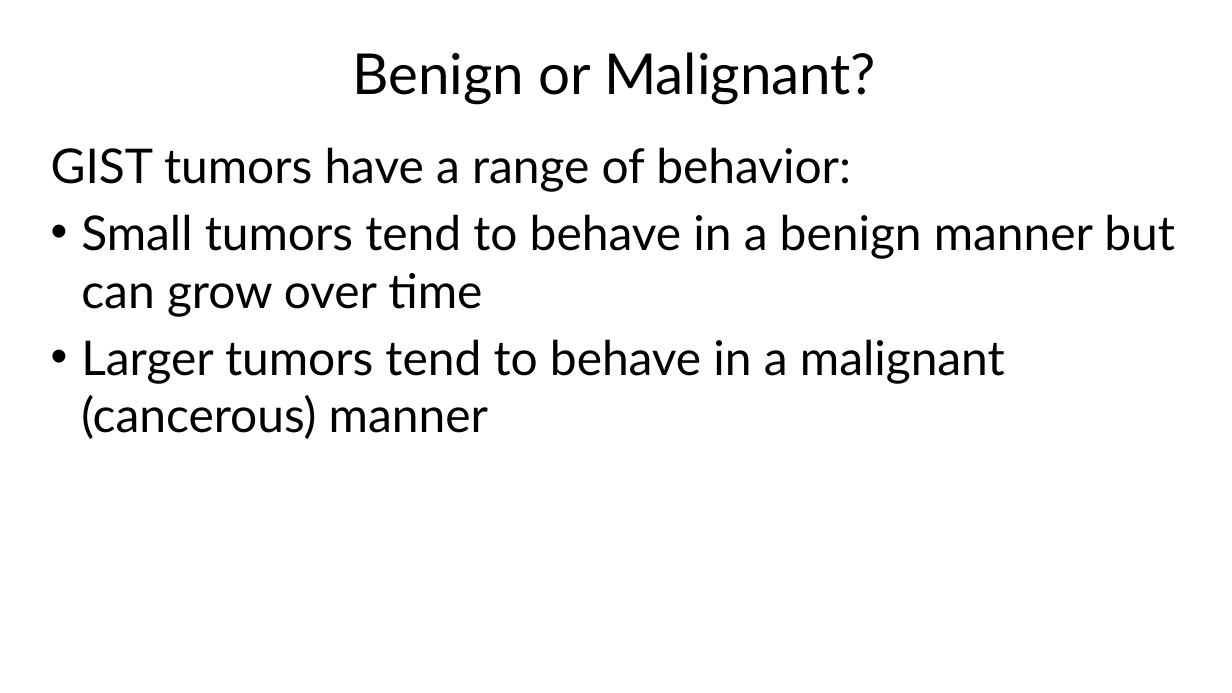
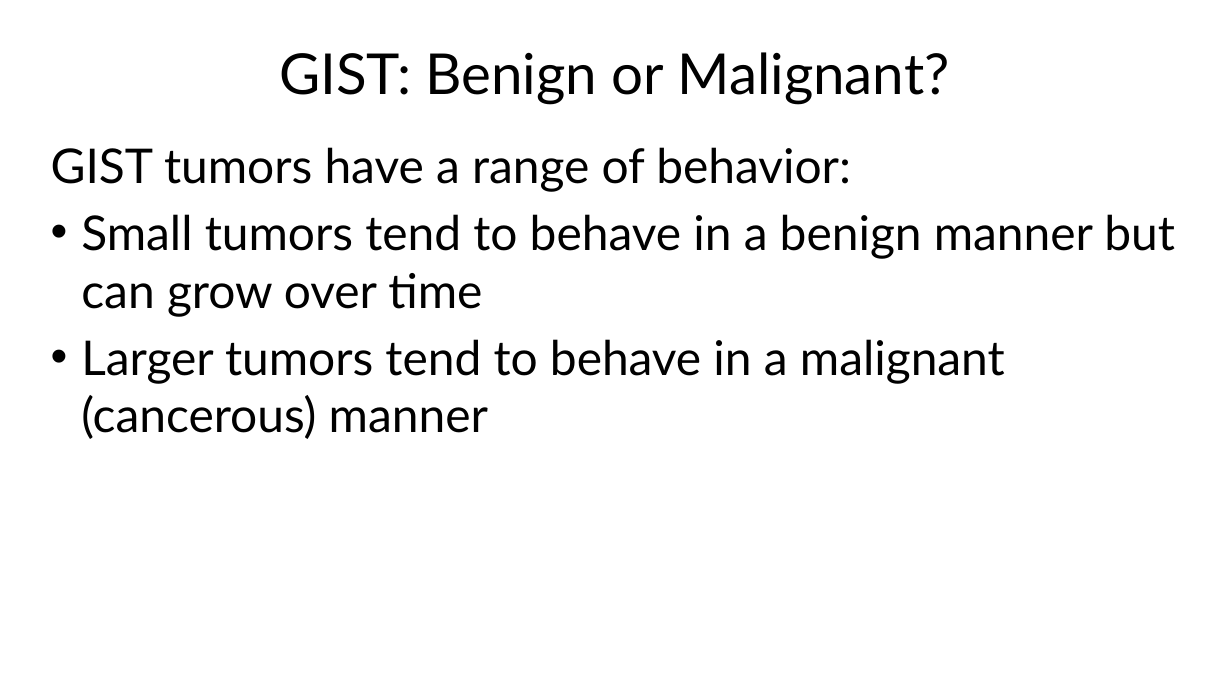
Before and after one commit to jcsalo/patient_education, a slide deck: slide 4 of lci_gist.pptx. Drawn at 1232x693 pixels with LibreOffice and Linux fonts; fonts in the diff are those of the drawing. Boxes give left, top, right and bottom in pixels: in the first picture for what was removed or moved away, otherwise in the second. Text is boxed around its words. In the diff, an @@ line names an element or a change of style, - is before the commit and + after.

```diff
--- a/lci_gist.pptx
+++ b/lci_gist.pptx
@@ title at [279,52,950,105]: text changed @@
-Benign or Malignant?
+GIST: Benign or Malignant?
```
Also in this commit, not shown: 51 other files.
